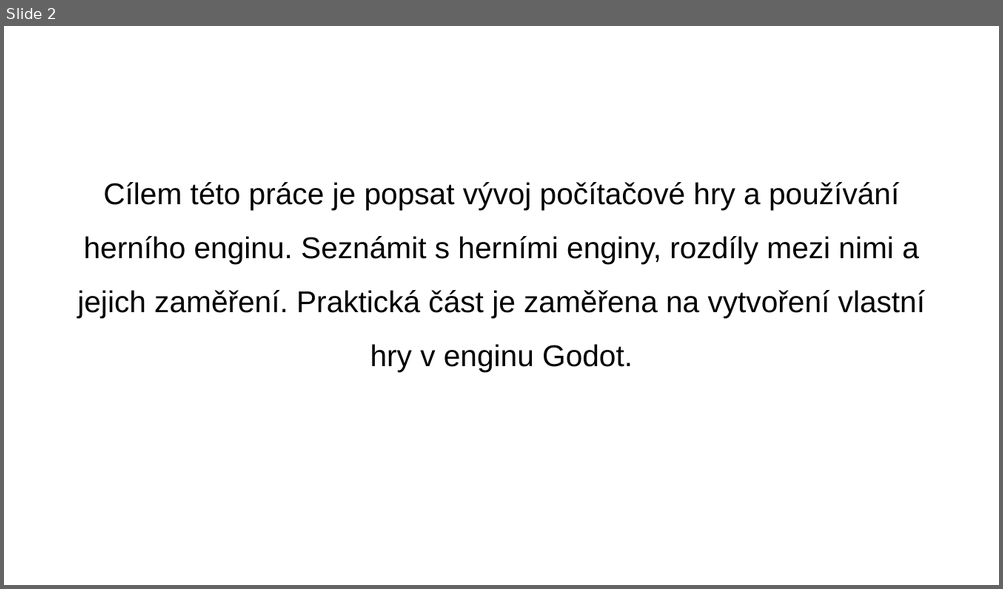
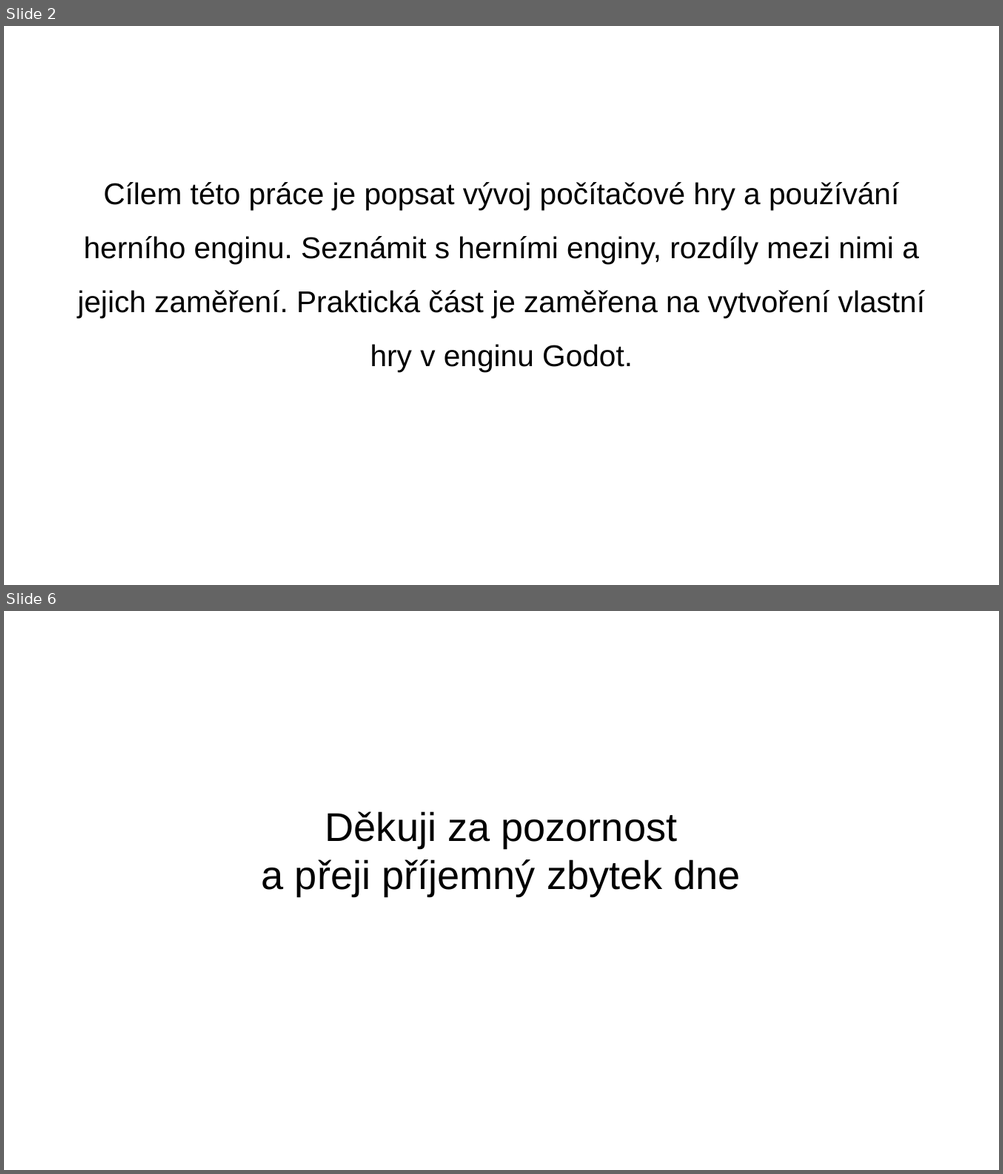
Before and after one commit to xelaxefensor/Maturitni-prace-Vyvoj-v-hernim-enginu, a slide deck: tusl_prezentace.odp. Shown one above the other, each under a label of ours: slide 2 before the commit, slides 2 and 6 after it; the slides between them are not shown. The pictures are 1003x589 and 1003x1174 pixels, drawn with LibreOffice and Linux fonts; fonts in the diff are those of the drawing. Boxes give left, top, right and bottom in pixels: in the first picture for what was removed or moved away, otherwise in the second. Text is boxed around its words. In the diff, an @@ line names an element or a change of style, - is before the commit and + after.

```diff
--- a/tusl_prezentace.odp
+++ b/tusl_prezentace.odp
@@ slide 6 added at (4,611,999,1170), background #FFFFFF @@
@@ subtitle added at (262,812,740,897), 32 pt, text #000000 @@
+Děkuji za pozornost
+a přeji příjemný zbytek dne
```
Also in this commit, not shown: 4 other slides added, 1 slide removed, 1 other file.
